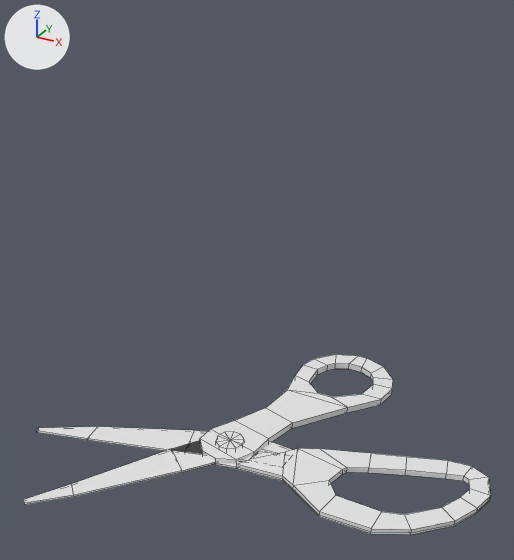
Renders of the FBX model fr-artists2/fr-artists2/asset/models/scissors_prototype.fbx from each side of a commit.
The view is the same before and after, from a 50 mm lens placed at (0.974, -1.471, 1.371), pointed at (0.115, 0.092, 0.59). Arrows for +X, +Y and +Z are at upper left; the lights stay in place. The first picture is the older version. Mesh edges are drawn as thin lines.

The scene before the commit, as lines of its bpy script (objects in view):
```python
me_mesh = bpy.data.meshes.new('Mesh')
me_mesh.from_pydata(...)  # 220 vertices, 224 faces; spans x -56.0..14.4, y -16.7..31.2, z -0.5..2.4
ob_box006 = bpy.data.objects.new('Box006', me_mesh)
ob_box006.location = (0.501, 0.176, 0.052)
ob_box006.rotation_euler = (0.0, 0.0, 0.349)  # degrees (0, 0, 20)
ob_box006.scale = (0.0191, 0.0191, 0.00934)
```
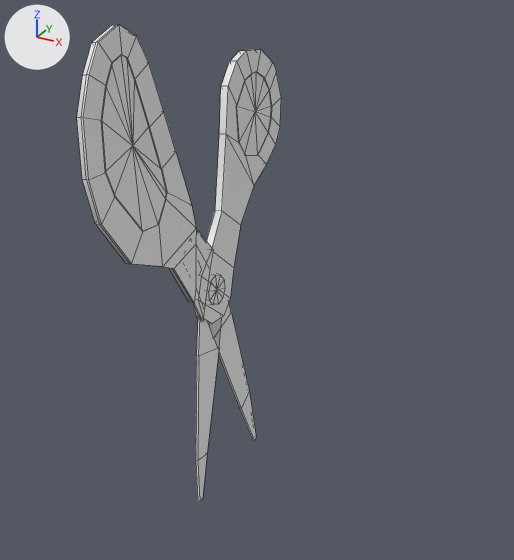
Boxes [x1, y1, x2, y2] around the edits, measured in the pictures (514 x 560 px):
'Box006', reshaped, moved, turned
    before: [23, 354, 491, 535]
    after: [77, 24, 281, 501]
part 1 of me_mesh, built on
    before: [309, 363, 470, 489]
    after: [102, 55, 272, 231]

What the commit changed:
me_mesh is used by ob_box006; location (0.501, 0.176, 0.052); rotation (0.0, 0.0, 0.349), in degrees (0, 0, 20); scale (0.0191, 0.0191, 0.00934).
me_mesh had 220 vertices, 224 faces and spanned x -56.0..14.4, y -16.7..31.2, z -0.5..2.4.
me_mesh now has 328 vertices, 374 faces and spans x -56.0..14.4, y -16.7..31.2, z -0.5..2.6.
Part 1, on me_mesh:
26 faces are deleted.
56 vertices are added at x -13.9..11.5, y -11.2..28.0, z 0.0..1.8.
104 new faces join them.
Other edits to the shape of me_mesh do not show in these pictures.
Object 'Box006' (ob_box006) moves from (0.501, 0.176, 0.052) to (0.0, -0.146, 1.011).
Object 'Box006' (ob_box006) turns from (0, 0, 20) to (-76, -108, 78) degrees about x, y and z.
